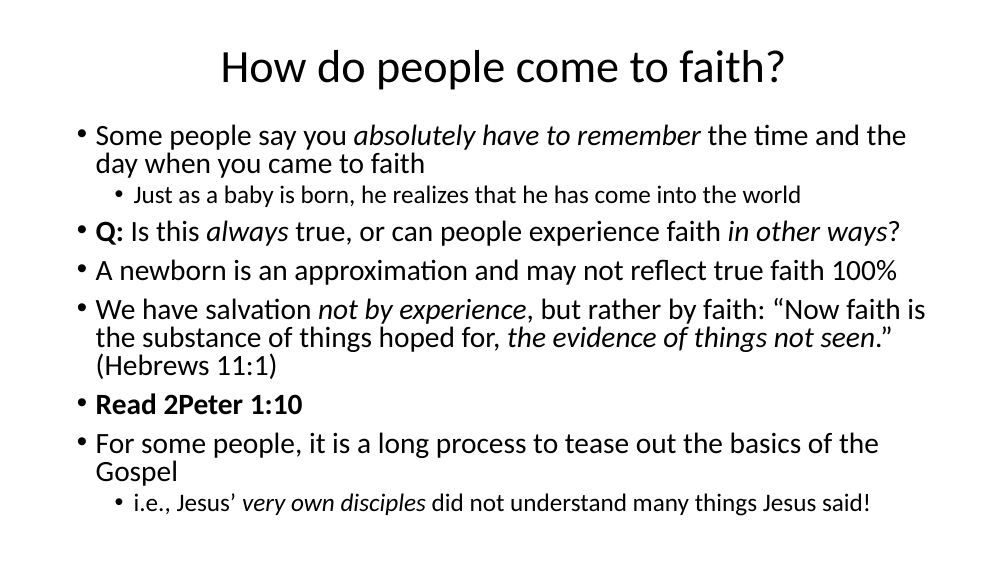
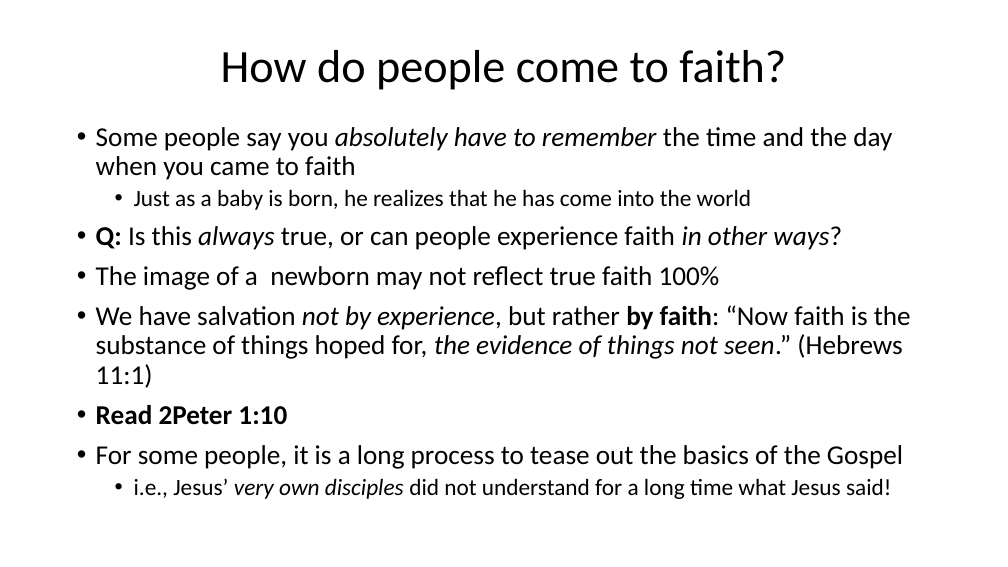
Before and after one commit to csmatyi/calvary_sunday_school, a slide deck: slide 15 of WSC85-88_211205.pptx. Drawn at 1008x567 pixels with LibreOffice and Linux fonts; fonts in the diff are those of the drawing. Boxes give left, top, right and bottom in pixels: in the first picture for what was removed or moved away, otherwise in the second. Text is boxed around its words. In the diff, an @@ line names an element or a change of style, - is before the commit and + after.

```diff
--- a/WSC85-88_211205.pptx
+++ b/WSC85-88_211205.pptx
@@ text at <box>96,127,911,469</box>: size 28 to 25.9 pt in "Some people say you absolutely have to ...", "Q: Is this always true, or can ...", "We have salvation not by experience, but ...", "Read 2Peter 1:10" and 1 more places; size 24 to 22.2 pt in "Just as a baby is born, he ..."; bold on in "by faith:"; line spacing 0.8 to 0.9 @@
@@ text at <box>96,266,720,290</box>: text changed; size 28 to 25.9 pt @@
-• A newborn is an approximation and may not reflect true faith 100%
+• The image of a newborn may not reflect true faith 100%
@@ text at <box>134,478,891,499</box>: text changed; size 24 to 22.2 pt @@
-  • i.e., Jesus’ very own disciples did not understand many things Jesus said!
+  • i.e., Jesus’ very own disciples did not understand for a long time what Jesus said!
```
Also in this commit, not shown: 8 other slides changed, 8 slides added.
